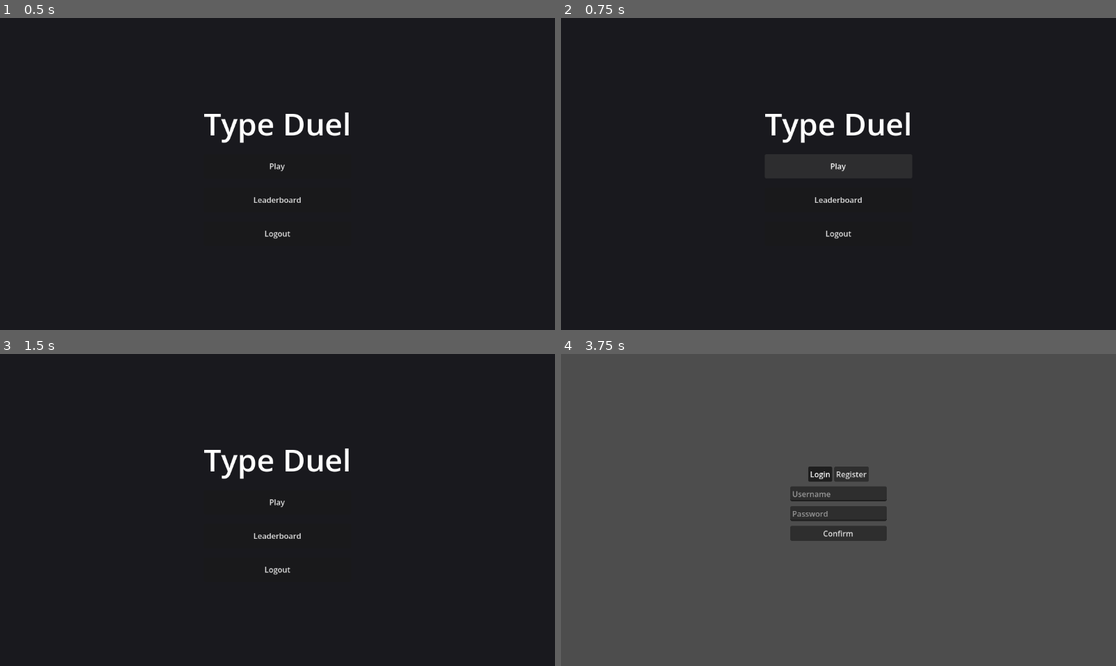
Above: before the commit, frames 1-4 (two rows, left to right).
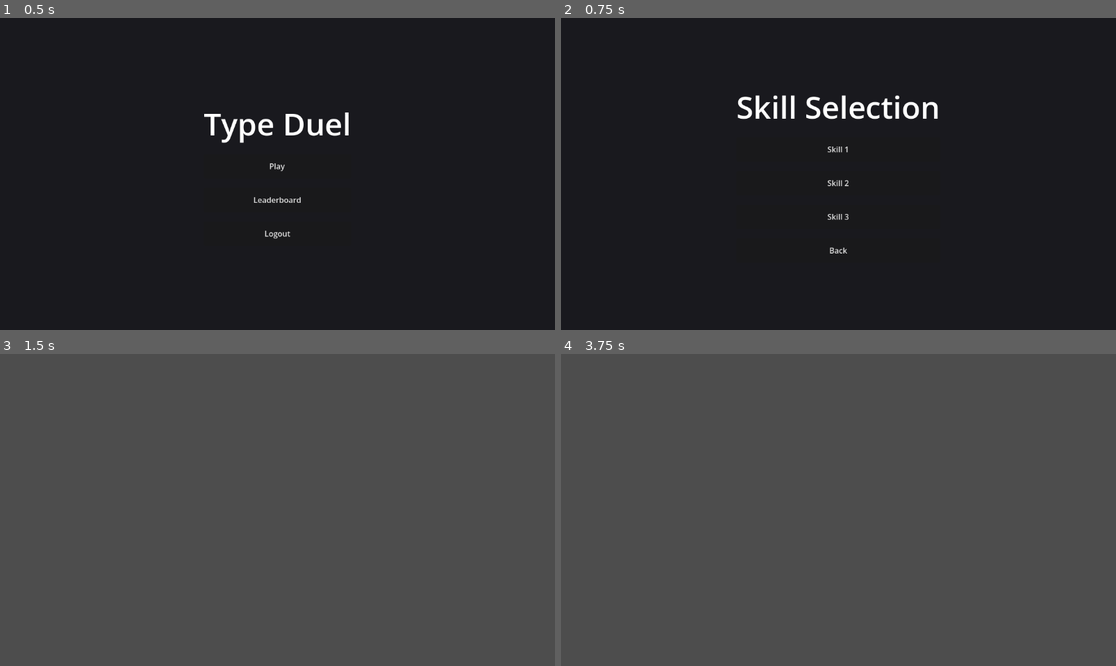
Above: after the commit, the same moments.

Repository: EN-rain/TypeDuel
Game: Godot game, scene res://scenes/ui/main_menu.tscn
Same seed, same stepped clock (60 frames per second), same inputs: the game is played once before the commit and once after it. This scene is started directly instead of the project's main scene.
Inputs (mouse positions are in pixels of both pictures, inside the frame that each line leads up to):
- Up to frame 1 (0.5 s): no input
- Up to frame 2 (0.75 s): click "Play" at 0.5 s
- Up to frame 3 (1.5 s): click (277, 485) at 1.25 s, where only the run after the commit has a clickable "Skill 1"
- Up to frame 4 (3.75 s): click (838, 503) at 2 s, where only the run before the commit has a clickable "Play"; click (838, 534) at 2.75 s, where only the run before the commit has a clickable "Leaderboard"; click (838, 569) at 3.5 s, where only the run before the commit has a clickable "Logout"

Frame 1 is identical in both runs. In frame 2, 2.1% of the frame differs, in the area x 31-68%, y 24-76%; in frame 3, 100%, in the area x 0-100%, y 0-100%; in frame 4, 2.8%.

Commit message:
added skill select menu

Diff:
--- /dev/null
+++ b/game/scenes/ui/game.tscn
@@ -0,0 +1,3 @@
+[gd_scene format=3 uid="uid://0o7jtm5hk7k2"]
+
+[node name="Game" type="Node2D" unique_id=703395492]
--- a/game/scenes/ui/main_menu.gd
+++ b/game/scenes/ui/main_menu.gd
@@ -1,9 +1,8 @@
 extends Control
 
 func _on_play_pressed():
-	print("Play pressed - Transitioning to Game...")
-	# Replace with your actual game scene path
-	# get_tree().change_scene_to_file("res://game/scenes/main_game.tscn")
+	print("Play pressed - Transitioning to Skill Selection...")
+	get_tree().change_scene_to_file("res://scenes/ui/skill_selection.tscn")
 
 func _on_leaderboard_pressed():
 	print("Leaderboard pressed")
--- /dev/null
+++ b/game/scenes/ui/skill_selection.gd
@@ -0,0 +1,16 @@
+extends Control
+
+func _on_skill_1_pressed():
+	print("Skill 1 selected")
+	get_tree().change_scene_to_file("res://scenes/ui/game.tscn")
+
+func _on_skill_2_pressed():
+	print("Skill 2 selected")
+	get_tree().change_scene_to_file("res://scenes/ui/game.tscn")
+
+func _on_skill_3_pressed():
+	print("Skill 3 selected")
+	get_tree().change_scene_to_file("res://scenes/ui/game.tscn")
+
+func _on_back_pressed():
+	get_tree().change_scene_to_file("res://scenes/ui/main_menu.tscn")
--- /dev/null
+++ b/game/scenes/ui/skill_selection.tscn
@@ -0,0 +1,64 @@
+[gd_scene load_steps=2 format=3 uid="uid://cwxaob2fjjw0e"]
+
+[ext_resource type="Script" path="res://scenes/ui/skill_selection.gd" id="1_skill_selection_script"]
+
+[node name="SkillSelection" type="Control"]
+layout_mode = 3
+anchors_preset = 15
+anchor_right = 1.0
+anchor_bottom = 1.0
+grow_horizontal = 2
+grow_vertical = 2
+script = ExtResource("1_skill_selection_script")
+
+[node name="Background" type="ColorRect" parent="."]
+layout_mode = 1
+anchors_preset = 15
+anchor_right = 1.0
+anchor_bottom = 1.0
+grow_horizontal = 2
+grow_vertical = 2
+color = Color(0.1, 0.1, 0.12, 1)
+
+[node name="CenterContainer" type="CenterContainer" parent="."]
+layout_mode = 1
+anchors_preset = 15
+anchor_right = 1.0
+anchor_bottom = 1.0
+grow_horizontal = 2
+grow_vertical = 2
+
+[node name="VBoxContainer" type="VBoxContainer" parent="CenterContainer"]
+layout_mode = 2
+theme_override_constants/separation = 20
+
+[node name="Title" type="Label" parent="CenterContainer/VBoxContainer"]
+layout_mode = 2
+theme_override_font_sizes/font_size = 64
+text = "Skill Selection"
+horizontal_alignment = 1
+
+[node name="Skill1Button" type="Button" parent="CenterContainer/VBoxContainer"]
+custom_minimum_size = Vector2(200, 50)
+layout_mode = 2
+text = "Skill 1"
+
+[node name="Skill2Button" type="Button" parent="CenterContainer/VBoxContainer"]
+custom_minimum_size = Vector2(200, 50)
+layout_mode = 2
+text = "Skill 2"
+
+[node name="Skill3Button" type="Button" parent="CenterContainer/VBoxContainer"]
+custom_minimum_size = Vector2(200, 50)
+layout_mode = 2
+text = "Skill 3"
+
+[node name="BackButton" type="Button" parent="CenterContainer/VBoxContainer"]
+custom_minimum_size = Vector2(200, 50)
+layout_mode = 2
+text = "Back"
+
+[connection signal="pressed" from="CenterContainer/VBoxContainer/Skill1Button" to="." method="_on_skill_1_pressed"]
+[connection signal="pressed" from="CenterContainer/VBoxContainer/Skill2Button" to="." method="_on_skill_2_pressed"]
+[connection signal="pressed" from="CenterContainer/VBoxContainer/Skill3Button" to="." method="_on_skill_3_pressed"]
+[connection signal="pressed" from="CenterContainer/VBoxContainer/BackButton" to="." method="_on_back_pressed"]
Not shown, added: game/scenes/ui/skill_selection.gd.uid
